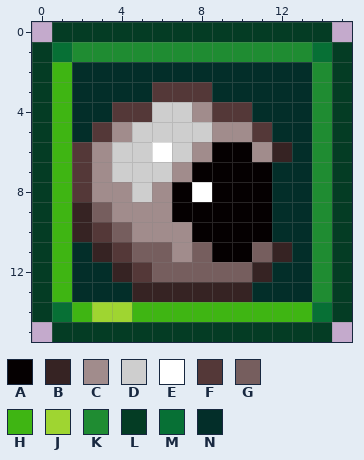
Pixel-art sprite: Content/Buffs/Pets/StickyEyeBuff.png. Above, as it was before the edit.
The file is 32x32 pixels, drawn in blocks of 2x2; one block is one cell here. Colours within 5 levels of each other are drawn and written as one.
Palette (. is transparent): A #050001  B #362323  C #a18c8c  D #cecece  E #ffffff  F #543838  G #765e5e  H #3fb513  J #9fd531  K #1f8c32  L #043c24  M #077035  N #032e29
Pixels before, first column x 0:
 0 .LLLLLLLLLLLLLL.
 1 LMKKKKKKKKKKKKML
 2 LHNNNNNNNNNNNNKL
 3 LHNNNNFFFNNNNNKL
 4 LHNNFFDDCFFNNNKL
 5 LHNFCDDDDCCFNNKL
 6 LHFCDDEDCAACBNKL
 7 LHFCDDDCAAAANNKL
 8 LHFCCDCAEAAANNKL
 9 LHBGCCCAAAAANNKL
10 LHBFGCCCAAAANNKL
11 LHNBFGGCGAAGBNKL
12 LHNNBFGGGGGBNNKL
13 LHNNNBBBBBBNNNKL
14 LMHJJHHHHHHHHHML
15 .LLLLLLLLLLLLLL.
After:
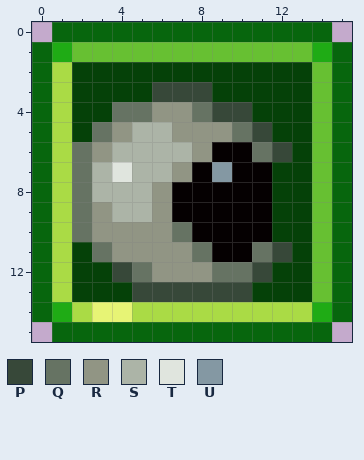
Colours new in this view: P #374839  Q #667363  R #919584  S #acb4a7  T #e0e5de  U #8498a3
What changed:
colour H: #3fb513 -> #aadb45
colour J: #9fd531 -> #e7f475
colour K: #1f8c32 -> #67c032
colour L: #043c24 -> #07660d
colour M: #077035 -> #1fab15
colour N: #032e29 -> #054108
y 3: x 6..8 FFF -> PPP
y 4: x 4..10 FFDDCFF -> QQRRQPP
y 5: x 3..11 FCDDDDCCF -> QRSSRRRQP
y 6: x 2..8 FCDDEDC -> QRSSSSR; x 11..12 CB -> QP
y 7: x 2..7 FCDDDC -> QSTSSR; x 9 A -> U
y 8: x 2..6 FCCDC -> QSSSR; x 8 E -> A
y 9: x 2..6 BGCCC -> QRSSR
y 10: x 2..7 BFGCCC -> QRRRRQ
y 11: x 3..8 BFGGCG -> QRRRRQ; x 11..12 GB -> QP
y 12: x 4..11 BFGGGGGB -> PQRRRQQP
y 13: x 5..10 BBBBBB -> PPPPPP
